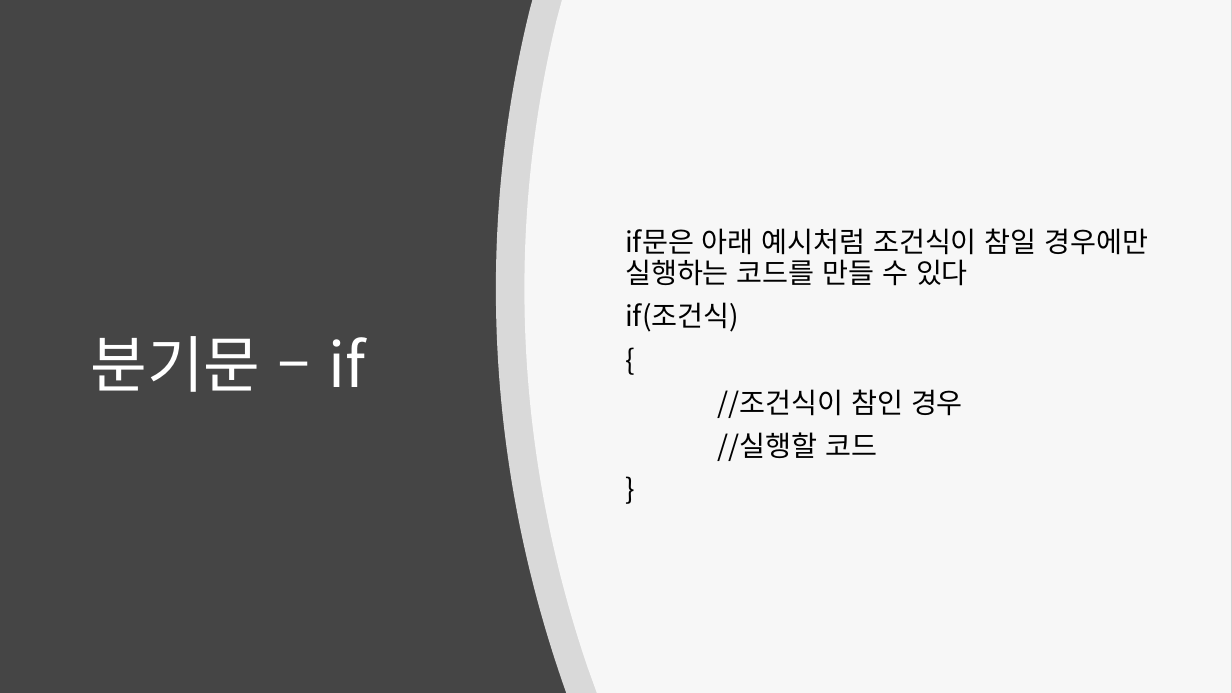
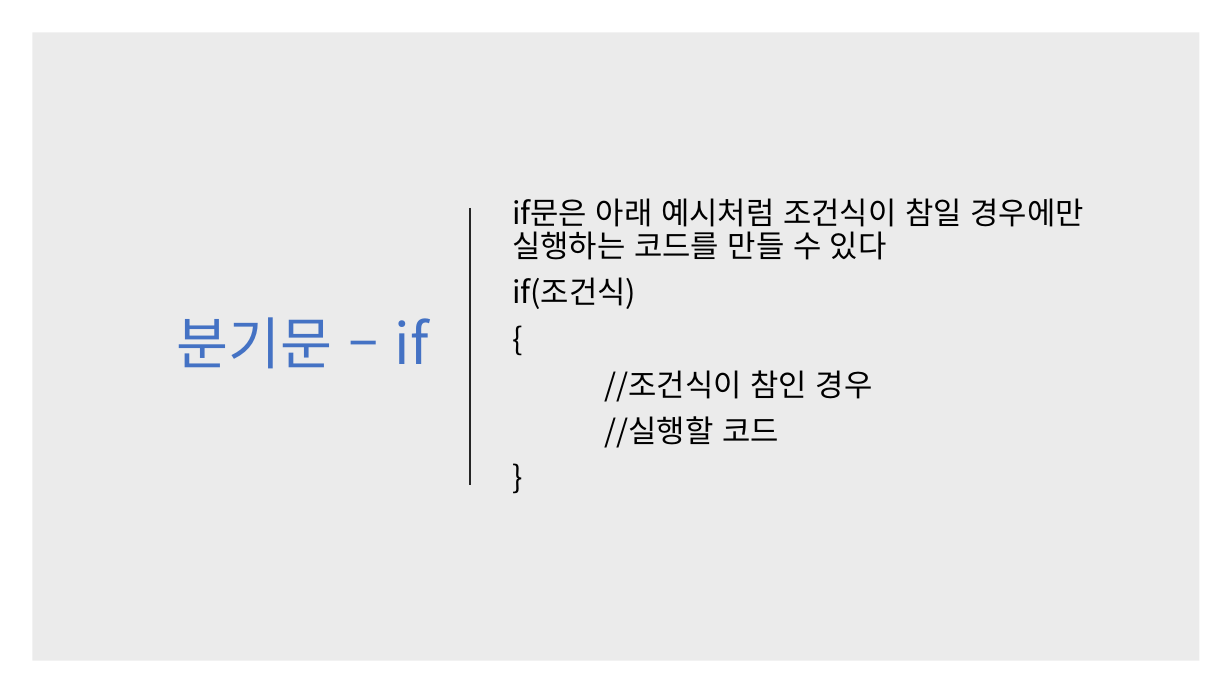
Before and after one commit to kjh99660/Study_powerpoint, a slide deck: slide 8 of c# 스터디 2주 차.pptx. Drawn at 1232x693 pixels with LibreOffice and Linux fonts; fonts in the diff are those of the drawing. Boxes give left, top, right and bottom in pixels: in the first picture for what was removed or moved away, otherwise in the second. Text is boxed around its words. In the diff, an @@ line names an element or a change of style, - is before the commit and + after.

```diff
--- a/c# 스터디 2주 차.pptx
+++ b/c# 스터디 2주 차.pptx
@@ background #454545 to #FFFFFF @@
@@ freeform shape removed at box(496, 0, 1232, 693) @@
@@ freeform shape removed at box(525, 0, 1232, 693) @@
@@ rectangle added at box(32, 32, 1200, 661), fill #000000 at 8% opacity @@
@@ title "분기문 – if": place and size @@
-title "분기문 – if" at box(91, 336, 365, 392)
+title "분기문 – if" at box(177, 317, 429, 369)
@@ title "분기문 – if" at box(177, 317, 429, 369): size 48 to 44 pt, text colour #FFFFFF to #4472C4; alignment left to right @@
@@ text "if문은 아래 예시처럼 조건식이 참일 ...": place and size @@
-text "if문은 아래 예시처럼 조건식이 참일 ..." at box(625, 228, 1149, 461)
+text "if문은 아래 예시처럼 조건식이 참일 ..." at box(512, 198, 1083, 448)
@@ text "if문은 아래 예시처럼 조건식이 참일 ..." at box(512, 198, 1083, 448): size 22 to 24 pt @@
@@ line added from (470, 208) to (470, 485), #262626 1.5 pt @@
```
Also in this commit, not shown: 7 other slides changed, 3 slides added, 4 other files.
